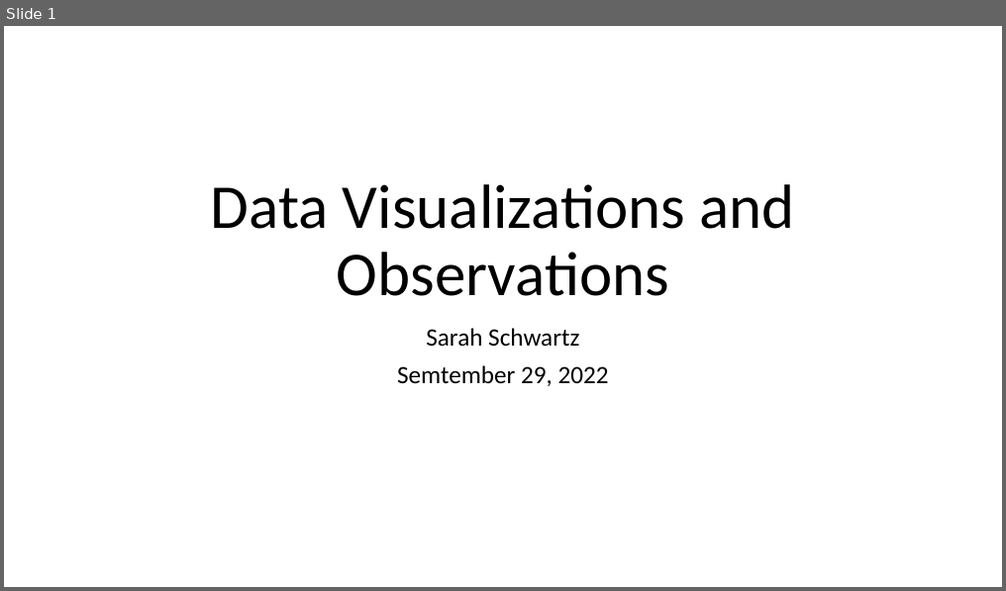
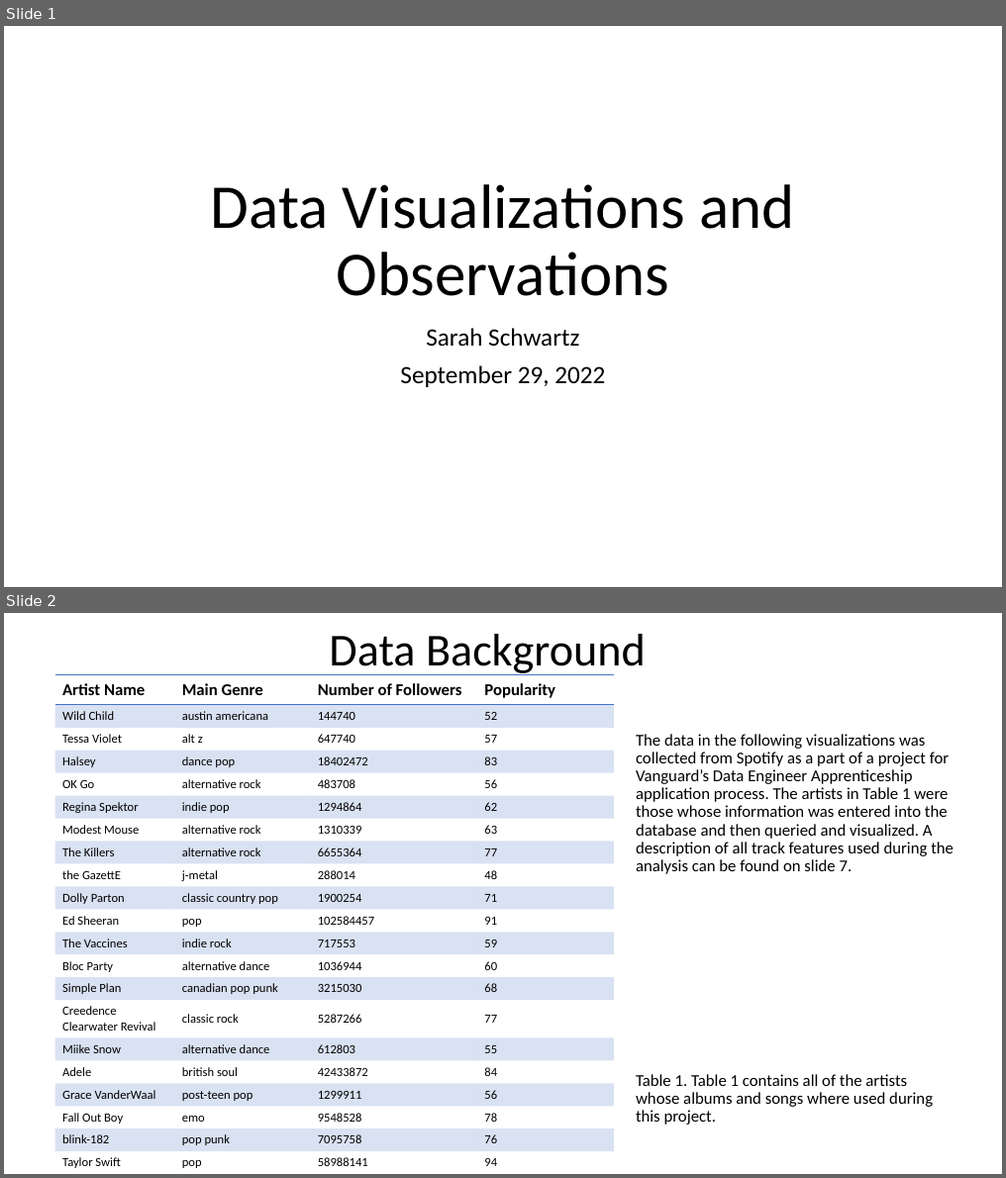
Before and after one commit to sschwartzdata/onramp_project, a slide deck: Submissions/images/Visualizations.pptx. Shown one above the other, each under a label of ours: slide 1 before the commit, slides 1 and 2 after it. The pictures are 1006x591 and 1006x1178 pixels, drawn with LibreOffice and Linux fonts; fonts in the diff are those of the drawing. Boxes give left, top, right and bottom in pixels: in the first picture for what was removed or moved away, otherwise in the second. Text is boxed around its words. In the diff, an @@ line names an element or a change of style, - is before the commit and + after.

Commit message:
final_cleaning
cleaned visualizations

```diff
--- a/Submissions/images/Visualizations.pptx
+++ b/Submissions/images/Visualizations.pptx
@@ slide 2 added at <box>4,613,1002,1174</box>, background #FFFFFF @@
@@ title added at <box>329,634,646,675</box>, 44 pt, text #000000 @@
+Data Background
@@ table added at <box>54,674,614,1172</box>, 21 rows, 4 columns @@
+Artist Name | Main Genre | Number of Followers | Popularity
+Wild Child | austin americana | 144740 | 52
+Tessa Violet | alt z | 647740 | 57
+Halsey | dance pop | 18402472 | 83
+OK Go | alternative rock | 483708 | 56
+Regina Spektor | indie pop | 1294864 | 62
+Modest Mouse | alternative rock | 1310339 | 63
+The Killers | alternative rock | 6655364 | 77
+the GazettE | j-metal | 288014 | 48
+Dolly Parton | classic country pop | 1900254 | 71
+Ed Sheeran | pop | 102584457 | 91
+The Vaccines | indie rock | 717553 | 59
+Bloc Party | alternative dance | 1036944 | 60
+Simple Plan | canadian pop punk | 3215030 | 68
+Creedence Clearwater Revival | classic rock | 5287266 | 77
+Miike Snow | alternative dance | 612803 | 55
+Adele | british soul | 42433872 | 84
+Grace VanderWaal | post-teen pop | 1299911 | 56
+Fall Out Boy | emo | 9548528 | 78
+blink-182 | pop punk | 7095758 | 76
+Taylor Swift | pop | 58988141 | 94
@@ text added at <box>636,734,953,874</box>, 16 pt, text #000000 @@
+The data in the following visualizations was collected from Spotify as a part of a project for Vanguard’s Data Engineer Apprenticeship application process. The artists in Table 1 were those whose information was entered into the database and then queried and visualized. A description of all track features used during the analysis can be found on slide 7.
@@ text added at <box>636,1074,933,1125</box>, 16 pt, text #000000 @@
+Table 1. Table 1 contains all of the artists whose albums and songs where used during this project.
@@ slide 1 changed as well @@
@@ subtitle at <box>400,366,605,387</box>: text changed @@
-Semtember 29, 2022
+September 29, 2022
```
Also in this commit, not shown: 4 other slides changed, 1 other slide added, 13 other files.
